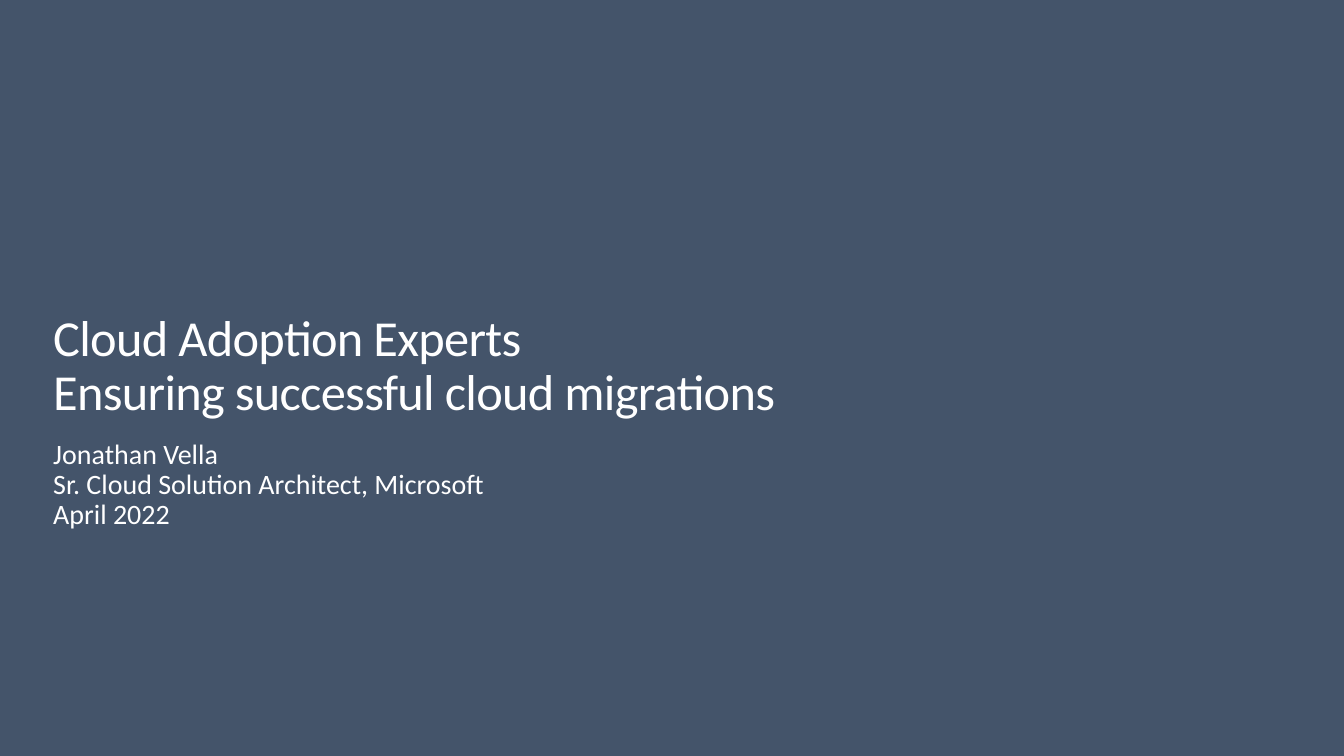
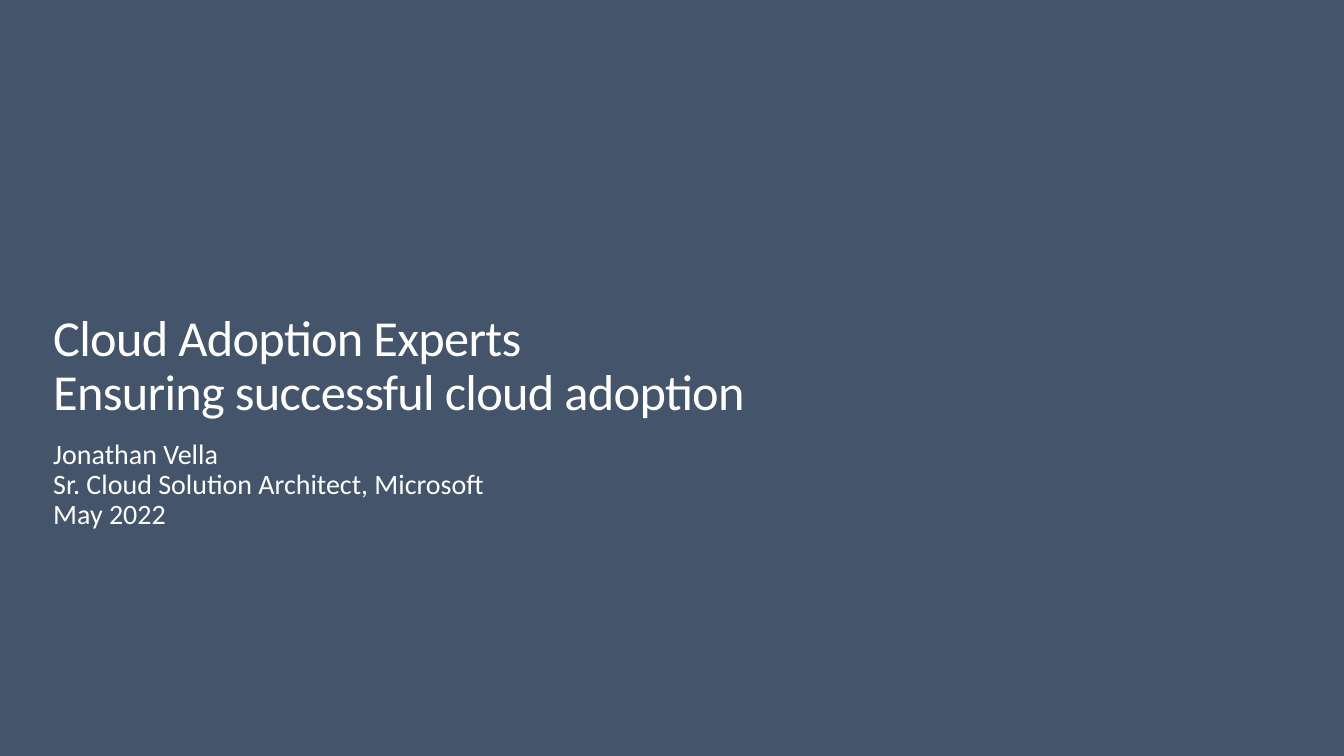
Before and after one commit to vrhovnik/CAF-Expert-Learning-Path, a slide deck: slide 1 of 01-CAF 101/00-CAF 101-Agenda.pptx. Drawn at 1344x756 pixels with LibreOffice and Linux fonts; fonts in the diff are those of the drawing; background and template pictures are left out. Boxes give left, top, right and bottom in pixels: in the first picture for what was removed or moved away, otherwise in the second. Text is boxed around its words. In the diff, an @@ line names an element or a change of style, - is before the commit and + after.

```diff
--- a/01-CAF 101/00-CAF 101-Agenda.pptx
+++ b/01-CAF 101/00-CAF 101-Agenda.pptx
@@ title at (53,321,744,419): text changed @@
-Cloud Adoption Experts
-Ensuring successful cloud migrations
+Cloud Adoption Experts
+Ensuring successful cloud adoption
@@ text at (53,506,166,529): text changed @@
-April 2022
+May 2022
```
Also in this commit, not shown: 2 other files.
